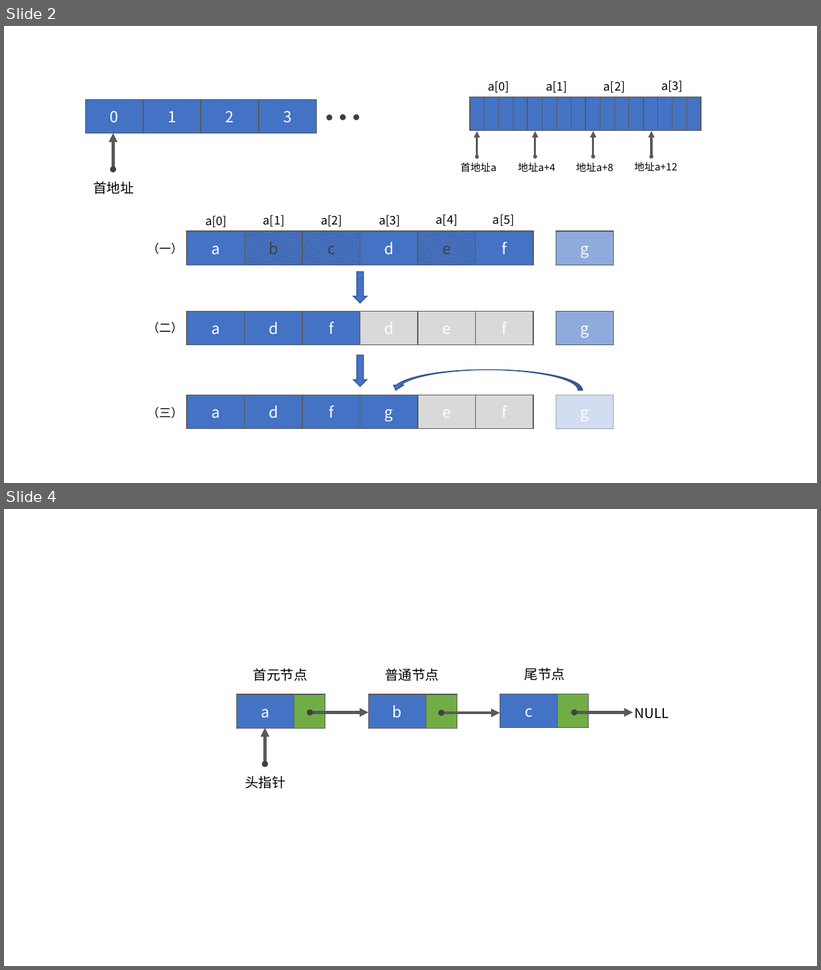
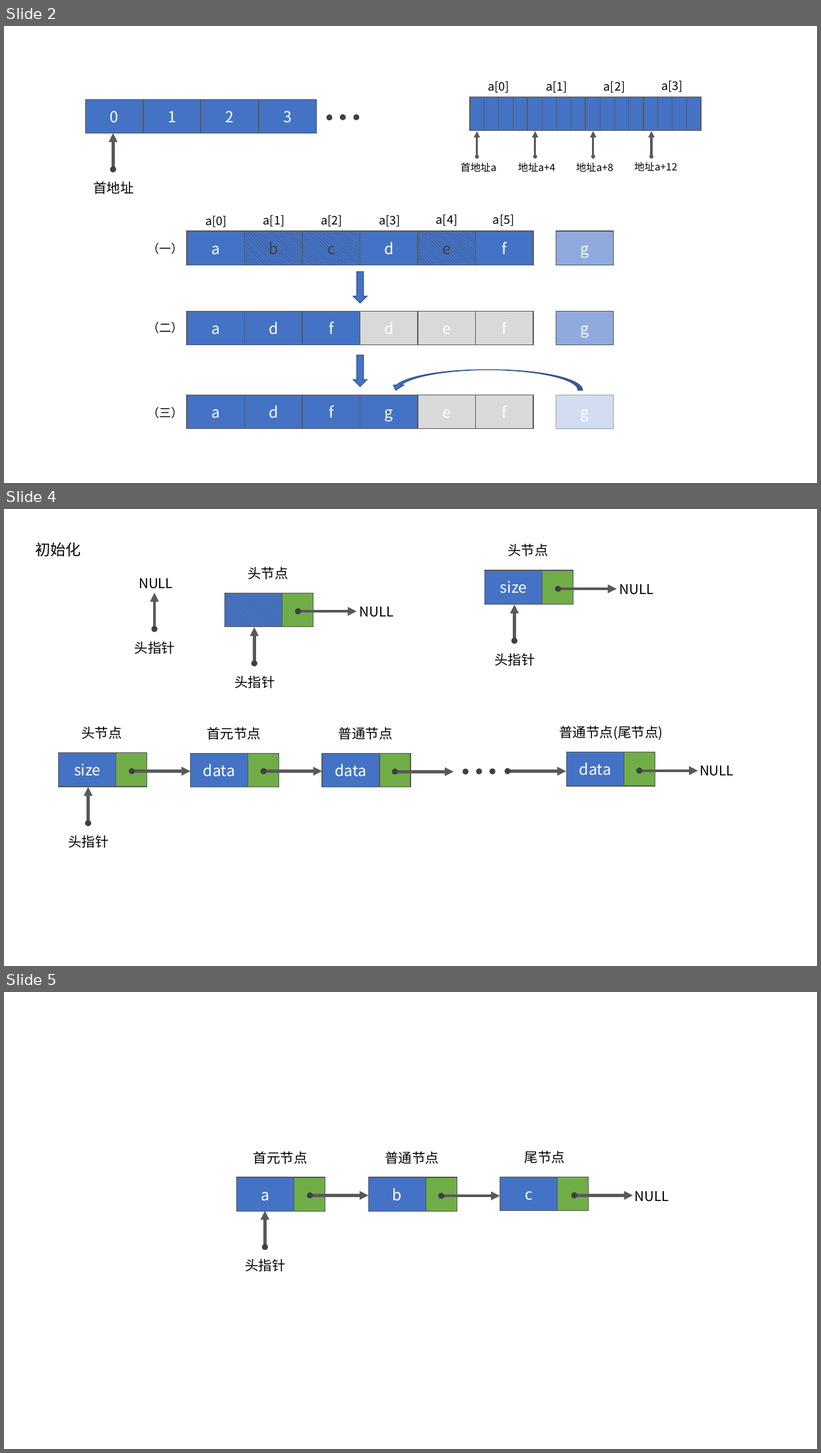
Before and after one commit to vistar-terry/algorithm-cradle, a slide deck: data-structure-and-algorithm/2.线性表/线性表示意图.pptx. Shown one above the other, each under a label of ours: slides 2 and 4 before the commit, slides 2, 4 and 5 after it; the slides between them are not shown. The pictures are 821x970 and 821x1453 pixels, drawn with LibreOffice and Linux fonts; fonts in the diff are those of the drawing. Boxes give left, top, right and bottom in pixels: in the first picture for what was removed or moved away, otherwise in the second. Text is boxed around its words. In the diff, an @@ line names an element or a change of style, - is before the commit and + after.

```diff
--- a/data-structure-and-algorithm/2.线性表/线性表示意图.pptx
+++ b/data-structure-and-algorithm/2.线性表/线性表示意图.pptx
@@ slide 4 added at [4, 509, 817, 966], background #FFFFFF @@
@@ text added at [36, 542, 81, 557], 18 pt, text #000000 @@
+初始化
@@ group added at [135, 578, 175, 654]: 2 texts, 1 arrow, 1 ellipse @@
+头指针
+NULL
@@ group added at [485, 543, 654, 666]: 3 texts, 2 rectangles, 2 arrows, 2 ellipses @@
+size
+头指针
+头节点
+NULL
@@ group added at [225, 566, 394, 689]: 3 texts, 2 rectangles, 2 arrows, 2 ellipses @@
+头指针
+头节点
+NULL
@@ group added at [59, 725, 734, 848]: 9 ellipses, 8 rectangles, 6 arrows, 6 texts @@
+data
+data
+size
+头指针
+头节点
+首元节点
+data
+普通节点
+普通节点(尾节点)
+NULL
@@ what was slide 4 is now slide 5 @@
```
Also in this commit, not shown: 2 slides changed, 12 other files.
